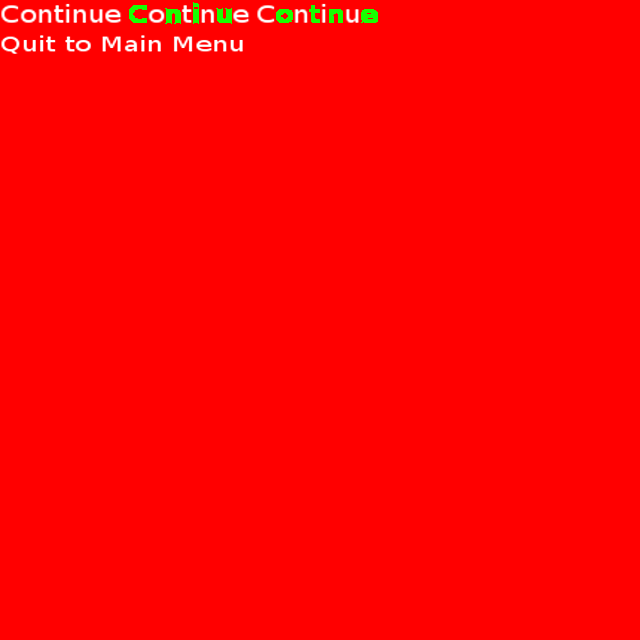
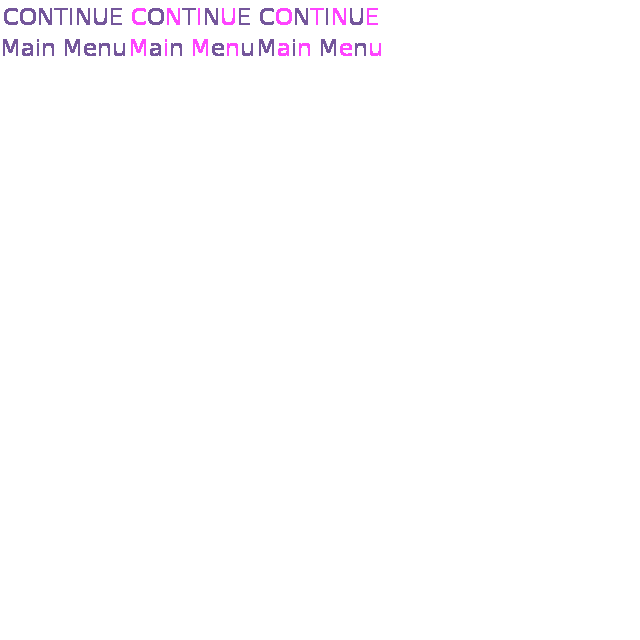
Before/after of a 640 x 640 layered artwork. What changed in the layer stack:
renamed "continue active frame 2" to "continue active 2", painted on it over <box>257,2,378,25</box>
renamed "continue active frame 1" to "continue active 1", painted on it over <box>129,2,250,25</box>
renamed "continue" to "continue idle", painted on it over <box>1,2,122,25</box>
removed layer "Quit to Main Menu" over <box>1,34,244,54</box>
added layer "main menu active 2" above "main menu active 1" over <box>259,39,381,56</box>
added layer "main menu active 1" above "main menu idle" over <box>131,39,253,56</box>
added layer "main menu idle" above "Background" over <box>3,39,125,56</box>
hid "Background" over <box>0,0,640,640</box>
